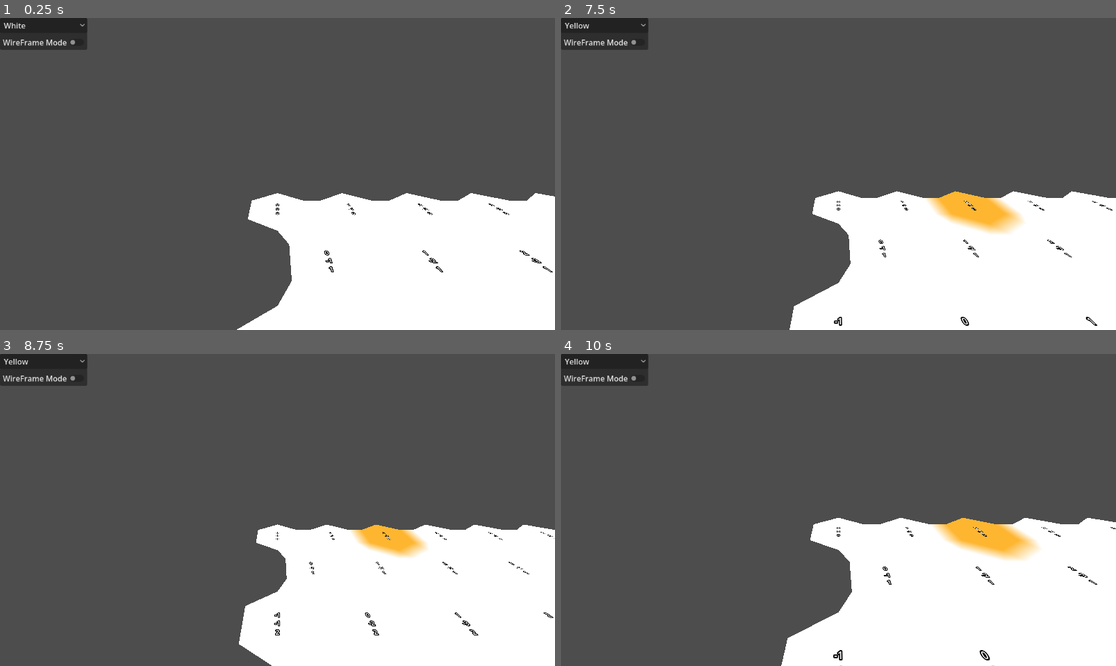
Above: before the commit, frames 1-4 (two rows, left to right).
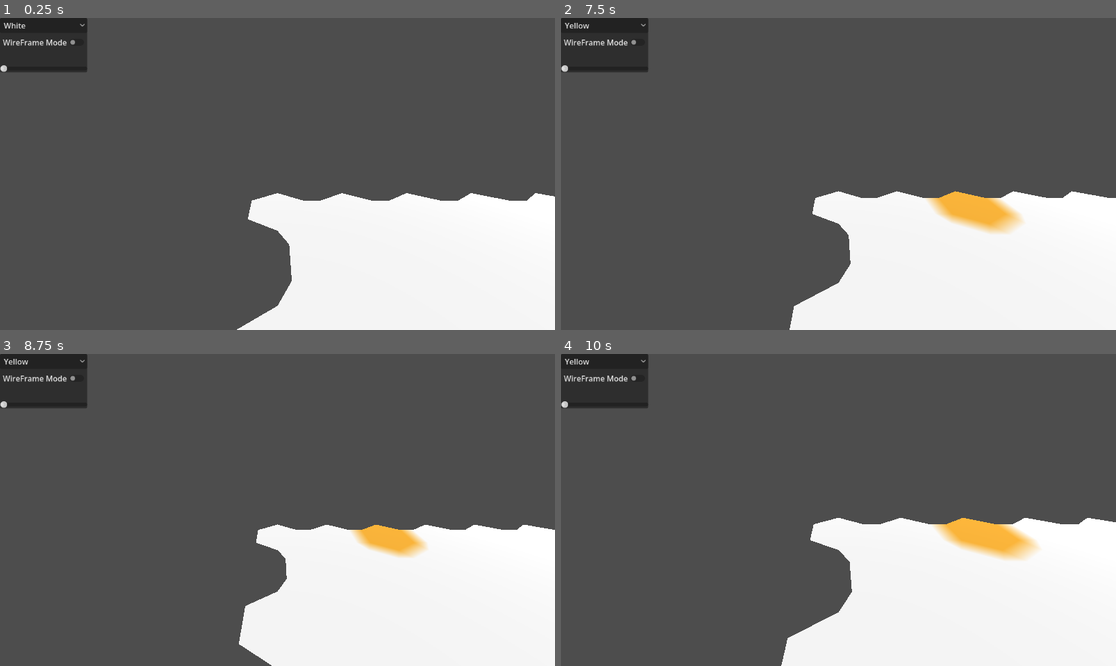
Above: after the commit, the same moments.

Repository: dhruv-tailor/production-chains
Game: Godot game, scene res://map/map.tscn
Same seed, same stepped clock (60 frames per second), same inputs: the game is played once before the commit and once after it.
Inputs (mouse positions are in pixels of both pictures, inside the frame that each line leads up to):
- Up to frame 1 (0.25 s): no input
- Up to frame 2 (7.5 s): click "White" at 0.5 s; click "WireFrame Mode" at 1.25 s; click "Yellow" at 2 s; tap Enter at 2.75, 4.25, 5.75 s; move the mouse to (960, 158) at 2.77 s; hold D 2.78-3.5 s; tap Q at 2.85, 5.85 s; click (960, 158) at 2.92 s; tap Space at 3.5, 5, 6.5 s; drag from (727, 189) to (810, 236) at 3.52 s; move the mouse to (894, 105) at 4.27 s; hold D 4.28-5 s; tap Shift at 4.35, 7.35 s; click (894, 105) at 4.42 s; drag from (810, 236) to (672, 127) at 5.02 s; move the mouse to (1005, 220) at 5.77 s; hold A 5.78-6.5 s; click (1005, 220) at 5.92 s; drag from (672, 127) to (755, 96) at 6.52 s; move the mouse to (866, 174) at 7.27 s; hold S from 7.28 s (still down); click (866, 174) at 7.42 s
- Up to frame 3 (8.75 s): release S at 8 s; drag from (194, 432) to (166, 525) at 8.02 s
- Up to frame 4 (10 s): move the mouse to (960, 494) at 8.77 s; hold W 8.78-9.5 s; tap Q at 8.85 s; click (960, 494) at 8.92 s; drag from (727, 525) to (810, 572) at 9.52 s

The runs differ from the first frame. In frame 1, 1.3% of the frame differs, in the area x 0-100%, y 10-82%; in frame 2, 1.3%; in frame 3, 1.3%, in the area x 0-100%, y 10-91%; in frame 4, 1.3%.

Commit message:
Elevation

Diff:
--- /dev/null
+++ b/map/HexEdge.gd
@@ -0,0 +1 @@
+class_name HexEdge
--- a/map/HexGrid.tscn
+++ b/map/HexGrid.tscn
@@ -4,19 +4,12 @@
 [ext_resource type="Script" uid="uid://dof0yafstt7t4" path="res://map/hex_mesh.gd" id="2_jeywf"]
 
 [sub_resource type="StandardMaterial3D" id="StandardMaterial3D_i43qq"]
-shading_mode = 0
 vertex_color_use_as_albedo = true
 
 [sub_resource type="ConcavePolygonShape3D" id="ConcavePolygonShape3D_jeywf"]
 
 [node name="HexGrid" type="Node3D" unique_id=1603990751]
 script = ExtResource("1_a3spi")
-width = null
-height = null
-hexCell = null
-cell_label = null
-default_color = null
-touched_color = null
 
 [node name="HexMesh" type="MeshInstance3D" parent="." unique_id=225761192]
 unique_name_in_owner = true
--- a/map/HexMapEditor.gd
+++ b/map/HexMapEditor.gd
@@ -3,6 +3,7 @@
 @export var colors: PackedColorArray
 @export var hex_grid: Node3D
 var active_color: Color = Color.WHITE
+var active_elevation: int = 0
 
 func _unhandled_input(event: InputEvent) -> void:
 	if event is InputEventMouseButton and event.button_index == MOUSE_BUTTON_LEFT:
@@ -18,7 +19,8 @@
 	var result = space_state.intersect_ray(query)
 
 	if result:
-		hex_grid.color_cell(result.position,active_color)
+		var cell = hex_grid.GetCell(result.position)
+		EditCell(cell)
 
 func select_color(index: int):
 	active_color = colors[index]
@@ -33,3 +35,12 @@
 		get_viewport().debug_draw = Viewport.DEBUG_DRAW_WIREFRAME
 	else:
 		get_viewport().debug_draw = Viewport.DEBUG_DRAW_DISABLED
+
+func EditCell(cell: hex_cell):
+	cell.color = active_color
+	cell.Elevation = active_elevation
+	hex_grid.Refresh()
+
+
+func _on_elevation_slider_value_changed(value: float) -> void:
+	active_elevation = int(value)
--- a/map/HexMetrics.gd
+++ b/map/HexMetrics.gd
@@ -4,6 +4,11 @@
 const INNER_RADIUS: float = OUTER_RADIUS * 0.866025404
 const SOLID_FACTOR: float = 0.75
 const BLEND_FACTOR: float = 1.0 - SOLID_FACTOR
+const ELEVATION_STEP: float = 1
+const TERRACES_PER_SLOPE: int = 2
+const TERRACE_STEPS: int = TERRACES_PER_SLOPE * 2 + 1
+const HORIZONTAL_TERRACE_STEP_SIZE: float = 1.0 / TERRACE_STEPS
+const VERTICAL_TERRACE_STEP_SIZE: float = 1.0 / (TERRACES_PER_SLOPE + 1)
 
 const CORNERS: Array[Vector3] = [
 	Vector3(0,0,OUTER_RADIUS),
@@ -14,6 +19,19 @@
 	Vector3(-INNER_RADIUS,0,0.5 * OUTER_RADIUS),
 	Vector3(0,0,OUTER_RADIUS),
 ]
+enum HexEdgeType {
+	Flat,
+	Slope,
+	Cliff
+}
+
+static func GetEdgeType(elevation1: int, elevation2: int) -> HexEdgeType:
+	if elevation1 == elevation2:
+		return HexEdgeType.Flat
+	var delta = elevation2 - elevation1
+	if delta == 1 or delta == -1:
+		return HexEdgeType.Slope
+	return HexEdgeType.Cliff
 
 static func GetFirstCorner(direction: int) -> Vector3:
 	return HexMetrics.CORNERS[direction]
@@ -27,3 +45,15 @@
 
 static func GetBridge(direction: int) -> Vector3:
 	return (CORNERS[direction] + CORNERS[direction + 1]) * BLEND_FACTOR
+
+static func TerraceLerp(a: Vector3,b : Vector3, step: int) -> Vector3:
+	var h: float = step * HexMetrics.HORIZONTAL_TERRACE_STEP_SIZE
+	a.x += (b.x - a.x) * h
+	a.z += (b.z - a.z) * h
+	var v: float = ((step + 1) / 2) * HexMetrics.VERTICAL_TERRACE_STEP_SIZE
+	a.y += (b.y - a.y) * v
+	return a
+
+static func TerraceColorLerp(a: Color, b: Color, step: int) -> Color:
+	var h: float = step * HexMetrics.HORIZONTAL_TERRACE_STEP_SIZE
+	return a.lerp(b,h)
--- a/map/hex_cell.gd
+++ b/map/hex_cell.gd
@@ -4,6 +4,16 @@
 var position: Vector3
 
 var neighbors: Array = []
+var _elevation: int;
+
+var Elevation: int:
+	get:
+		return _elevation
+	set(value):
+		_elevation = value
+		position.y = value * HexMetrics.ELEVATION_STEP
+
+
 
 func _init():
 	neighbors.resize(6)
@@ -15,3 +25,9 @@
 func setNeighbor(direction: HexDirection.HexDirection, cell: hex_cell):
 	neighbors[int(direction)] = cell
 	cell.neighbors[int(HexDirection.Opposite(int(direction)))] = self
+
+func getEdgeType(direction: HexDirection.HexDirection) -> HexMetrics.HexEdgeType:
+	return HexMetrics.GetEdgeType(Elevation, neighbors[int(direction)].Elevation)
+
+func getEdgeTypeFromCell(other_cell: hex_cell) -> HexMetrics.HexEdgeType:
+	return HexMetrics.GetEdgeType(Elevation, other_cell.Elevation)
--- a/map/hex_grid.gd
+++ b/map/hex_grid.gd
@@ -43,16 +43,17 @@
 				cell.setNeighbor(HexDirection.HexDirection.SE, cells[cells.size() - width + 1])
 	cells.append(cell)
 
-	var label = cell_label.instantiate() as Label3D
-	label.position = cell_position + Vector3(0, 0.01, 0) # Prevents z fighting
-	label.text = cell.coordinates.to_string_on_separate_lines()
-	grid_labels.add_child(label)
+	# var label = cell_label.instantiate() as Label3D
+	# label.position = cell_position + Vector3(0, 0.01, 0) # Prevents z fighting
+	# label.text = cell.coordinates.to_string_on_separate_lines()
+	# grid_labels.add_child(label)
 
 
-func color_cell(p: Vector3, col: Color) -> void:
+func GetCell(p: Vector3) -> hex_cell:
 	var local_pos = to_local(p)
 	var coordinates = HexCoordinates.from_position(local_pos)
 	var index = coordinates.x + coordinates.z * width + coordinates.z / 2
-	var cell = cells[index]
-	cell.color = col
+	return cells[index]
+
+func Refresh():
 	hex_mesh.Triangulate(cells)
--- a/map/hex_mesh.gd
+++ b/map/hex_mesh.gd
@@ -51,13 +51,53 @@
 	var bridge: Vector3 = HexMetrics.GetBridge(direction)
 	var v3 = v1 + bridge
 	var v4 = v2 + bridge
-	addQuad(v1,v2,v3,v4)
-	addQuadColor(cell.color,cell.color,neighbor.color,neighbor.color)
+	v3.y = neighbor.Elevation * HexMetrics.ELEVATION_STEP
+	v4.y = neighbor.Elevation * HexMetrics.ELEVATION_STEP
+
+	if(cell.getEdgeType(direction) == HexMetrics.HexEdgeType.Slope):
+		TriangulateEdgeTerraces(v1,v2,cell,v3,v4,neighbor)
+	else:
+		addQuad(v1,v2,v3,v4)
+		addQuadColor(cell.color,cell.color,neighbor.color,neighbor.color)
 
 	var nextNeighbor: hex_cell = cell.getNeighbor(HexDirection.Next(direction))
 	if (direction <= HexDirection.HexDirection.E) and (nextNeighbor != null):
-		AddTriangle(v2,v4,v2 + HexMetrics.GetBridge(HexDirection.Next(direction)))
-		addTriangleColor(cell.color,neighbor.color,nextNeighbor.color)
+		var v5: Vector3 = v2 + HexMetrics.GetBridge(HexDirection.Next(direction))
+		v5.y = nextNeighbor.Elevation * HexMetrics.ELEVATION_STEP
+
+		if (cell.Elevation <= neighbor.Elevation):
+			if (cell.Elevation <= nextNeighbor.Elevation):
+				TriangulateCorner(v2,cell,v4,neighbor,v5,nextNeighbor)
+			else:
+				TriangulateCorner(v5,nextNeighbor,v2,cell,v4,neighbor)
+		elif (neighbor.Elevation <= nextNeighbor.Elevation):
+			TriangulateCorner(v4,neighbor,v5,nextNeighbor,v2,cell)
+		else:
+			TriangulateCorner(v5,nextNeighbor,v4,neighbor,v2,cell)
+
+func TriangulateEdgeTerraces(
+	beginLeft: Vector3, beginRight: Vector3, beginCell: hex_cell,
+	endLeft: Vector3, endRight: Vector3, endCell: hex_cell
+):
+	var v3: Vector3 = HexMetrics.TerraceLerp(beginLeft,endLeft,1)
+	var v4: Vector3 = HexMetrics.TerraceLerp(beginRight,endRight,1)
+	var c2: Color = HexMetrics.TerraceColorLerp(beginCell.color,endCell.color,1)
+
+	addQuad(beginLeft,beginRight,v3,v4)
+	addQuadColor(beginCell.color,beginCell.color,c2,c2)
+
+	for i in range(2, HexMetrics.TERRACE_STEPS):
+		var v1: Vector3 = v3
+		var v2: Vector3 = v4
+		var c1: Color = c2
+		v3 = HexMetrics.TerraceLerp(beginLeft,endLeft,i)
+		v4 = HexMetrics.TerraceLerp(beginRight,endRight,i)
+		c2 = HexMetrics.TerraceColorLerp(beginCell.color,endCell.color,i)
+		addQuad(v1,v2,v3,v4)
+		addQuadColor(c1,c1,c2,c2)
+
+	addQuad(v3,v4,endLeft,endRight)
+	addQuadColor(c2,c2,endCell.color,endCell.color)
 
 func addTriangleColor(c1: Color,c2: Color,c3: Color):
 	colors.append(c1)
@@ -92,3 +132,121 @@
 	colors.append(c2)
 	colors.append(c3)
 	colors.append(c4)
+
+func TriangulateCorner(
+	bottom: Vector3, bottomCell: hex_cell,
+	left: Vector3, leftCell: hex_cell,
+	right: Vector3, rightCell: hex_cell
+):
+	var leftEdgeype: HexMetrics.HexEdgeType = bottomCell.getEdgeTypeFromCell(leftCell)
+	var rightEdgeType: HexMetrics.HexEdgeType = bottomCell.getEdgeTypeFromCell(rightCell)
+
+	if(leftEdgeype == HexMetrics.HexEdgeType.Slope):
+		if (rightEdgeType == HexMetrics.HexEdgeType.Slope):
+			TriangulateCornerTerraces(bottom,bottomCell,left,leftCell,right,rightCell)
+		elif (rightEdgeType == HexMetrics.HexEdgeType.Flat):
+			TriangulateCornerTerraces(left,leftCell,right,rightCell,bottom,bottomCell)
+		else:
+			TriangulateCornerTerracesCliff(bottom,bottomCell,left,leftCell,right,rightCell)
+	elif(rightEdgeType == HexMetrics.HexEdgeType.Slope):
+		if (leftEdgeype == HexMetrics.HexEdgeType.Flat):
+			TriangulateCornerTerraces(right,rightCell,bottom,bottomCell,left,leftCell)
+		else:
+			TriangulateCornerCliffTerraces(bottom,bottomCell,left,leftCell,right,rightCell)
+	elif (leftCell.getEdgeTypeFromCell(rightCell) == HexMetrics.HexEdgeType.Slope):
+		if(leftCell.Elevation < rightCell.Elevation):
+			TriangulateCornerCliffTerraces(right,rightCell,bottom,bottomCell,left,leftCell)
+		else:
+			TriangulateCornerTerracesCliff(left,leftCell,right,rightCell,bottom,bottomCell)
+	else:
+		AddTriangle(bottom,left,right)
+		addTriangleColor(bottomCell.color,leftCell.color,rightCell.color)
+
+func TriangulateCornerTerraces(
+	begin: Vector3, beginCell: hex_cell,
+	left: Vector3, leftCell: hex_cell,
+	right: Vector3, rightCell: hex_cell
+):
+	var v3: Vector3 = HexMetrics.TerraceLerp(begin,left,1)
+	var v4: Vector3 = HexMetrics.TerraceLerp(begin,right,1)
+	var c3: Color = HexMetrics.TerraceColorLerp(beginCell.color,leftCell.color,1)
+	var c4: Color = HexMetrics.TerraceColorLerp(beginCell.color,rightCell.color,1)
+
+	AddTriangle(begin,v3,v4)
+	addTriangleColor(beginCell.color,c3,c4)
+
+	for i in range(2, HexMetrics.TERRACE_STEPS):
+		var v1: Vector3 = v3
+		var v2: Vector3 = v4
+		var c1: Color = c3
+		var c2: Color = c4
+		v3 = HexMetrics.TerraceLerp(begin,left,i)
+		v4 = HexMetrics.TerraceLerp(begin,right,i)
+		c3 = HexMetrics.TerraceColorLerp(beginCell.color,leftCell.color,i)
+		c4 = HexMetrics.TerraceColorLerp(beginCell.color,rightCell.color,i)
+		addQuad(v1,v2,v3,v4)
+		addQuadColor(c1,c2,c3,c4)
+
+	addQuad(v3,v4,left,right)
+	addQuadColor(c3,c4,leftCell.color,rightCell.color)
+
+func TriangulateCornerTerracesCliff(
+	begin: Vector3, beginCell: hex_cell,
+	left: Vector3, leftCell: hex_cell,
+	right: Vector3, rightCell: hex_cell
+):
+	var b: float = 1.0 / (rightCell.Elevation - beginCell.Elevation)
+	if (b < 0):
+		b = -b
+	var boundary: Vector3 = begin.lerp(right, b)
+	var boundary_color: Color = beginCell.color.lerp(rightCell.color, b)
+
+	TriangulateBoundaryTriangle(begin,beginCell,left,leftCell,boundary,boundary_color)
+
+	if (leftCell.getEdgeTypeFromCell(rightCell) == HexMetrics.HexEdgeType.Slope):
+		TriangulateBoundaryTriangle(left,leftCell,right,rightCell,boundary,boundary_color)
+	else:
+		AddTriangle(left,right,boundary)
+		addTriangleColor(leftCell.color,rightCell.color,boundary_color)
+
+func TriangulateCornerCliffTerraces(
+	begin: Vector3, beginCell: hex_cell,
+	left: Vector3, leftCell: hex_cell,
+	right: Vector3, rightCell: hex_cell
+):
+	var b: float = 1.0 / (leftCell.Elevation - beginCell.Elevation)
+	if (b < 0):
+		b = -b
+	var boundary: Vector3 = begin.lerp(left, b)
+	var boundary_color: Color = beginCell.color.lerp(leftCell.color, b)
+
+	TriangulateBoundaryTriangle(right,rightCell,begin,beginCell,boundary,boundary_color)
+
+	if (leftCell.getEdgeTypeFromCell(rightCell) == HexMetrics.HexEdgeType.Slope):
+		TriangulateBoundaryTriangle(left,leftCell,right,rightCell,boundary,boundary_color)
+	else:
+		AddTriangle(left,right,boundary)
+		addTriangleColor(leftCell.color,rightCell.color,boundary_color)
+
+
+func TriangulateBoundaryTriangle (
+	begin: Vector3, beginCell: hex_cell,
+	left: Vector3, leftCell: hex_cell,
+	boundary: Vector3, boundary_color: Color
+):
+	var v2: Vector3 = HexMetrics.TerraceLerp(begin,left,1)
+	var c2: Color = HexMetrics.TerraceColorLerp(beginCell.color,leftCell.color,1)
+
+	AddTriangle(begin,v2,boundary)
+	addTriangleColor(beginCell.color,c2,boundary_color)
+
+	for i in range(2, HexMetrics.TERRACE_STEPS):
+		var v1: Vector3 = v2
+		var c1: Color = c2
+		v2 = HexMetrics.TerraceLerp(begin,left,i)
+		c2 = HexMetrics.TerraceColorLerp(beginCell.color,leftCell.color,i)
+		AddTriangle(v1,v2,boundary)
+		addTriangleColor(c1,c2,boundary_color)
+
+	AddTriangle(v2,left,boundary)
+	addTriangleColor(c2,leftCell.color,boundary_color)
--- a/map/map.tscn
+++ b/map/map.tscn
@@ -5,7 +5,6 @@
 [ext_resource type="Script" uid="uid://oeqw6hi2i06m" path="res://map/camera_3d.gd" id="4_kffv2"]
 [ext_resource type="PackedScene" uid="uid://bkbg7mj050lgg" path="res://assets/UI/resources_ui.tscn" id="4_lgq1i"]
 [ext_resource type="Script" uid="uid://du8cui0c8bqhw" path="res://map/HexMapEditor.gd" id="5_kffv2"]
-[ext_resource type="PackedScene" uid="uid://cq7lki5xujwcf" path="res://map/cell_label.tscn" id="5_kxmgb"]
 
 [node name="Map" type="Node" unique_id=274577437]
 script = ExtResource("1_xtf6f")
@@ -15,11 +14,6 @@
 visible = false
 
 [node name="HexGrid" parent="." unique_id=1603990751 instance=ExtResource("3_4hjbm")]
-width = 6
-height = 6
-cell_label = ExtResource("5_kxmgb")
-default_color = Color(1, 1, 1, 1)
-touched_color = Color(1, 0, 1, 1)
 
 [node name="Camera3D" type="Camera3D" parent="." unique_id=1329627021]
 transform = Transform3D(1, 0, 0, 0, 0.9070514, 0.42102, 0, -0.42102, 0.9070514, 0, 5.5264773, 7.971271)
@@ -56,5 +50,16 @@
 layout_mode = 2
 text = "WireFrame Mode"
 
+[node name="ElevationLabel" type="Label" parent="Hex Map Editor/PanelContainer/VBoxContainer" unique_id=659446600]
+layout_mode = 2
+
+[node name="ElevationSlider" type="HSlider" parent="Hex Map Editor/PanelContainer/VBoxContainer" unique_id=1733051937]
+layout_mode = 2
+max_value = 6.0
+
+[node name="DirectionalLight3D" type="DirectionalLight3D" parent="." unique_id=1950798503]
+transform = Transform3D(1, 0, 0, 0, 0.4480556, 0.8940058, 0, -0.8940058, 0.4480556, 0, 8.962393, 0)
+
 [connection signal="item_selected" from="Hex Map Editor/PanelContainer/VBoxContainer/OptionButton" to="Map Editor" method="_on_option_button_item_selected"]
 [connection signal="toggled" from="Hex Map Editor/PanelContainer/VBoxContainer/CheckButton" to="Map Editor" method="_on_check_button_toggled"]
+[connection signal="value_changed" from="Hex Map Editor/PanelContainer/VBoxContainer/ElevationSlider" to="Map Editor" method="_on_elevation_slider_value_changed"]
Not shown, added: map/HexEdge.gd.uid
